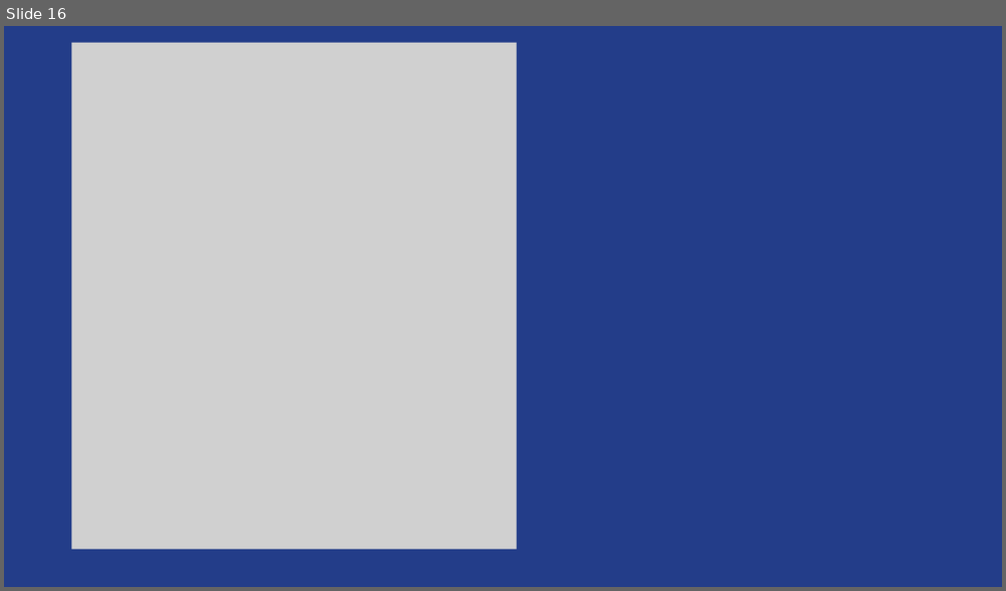
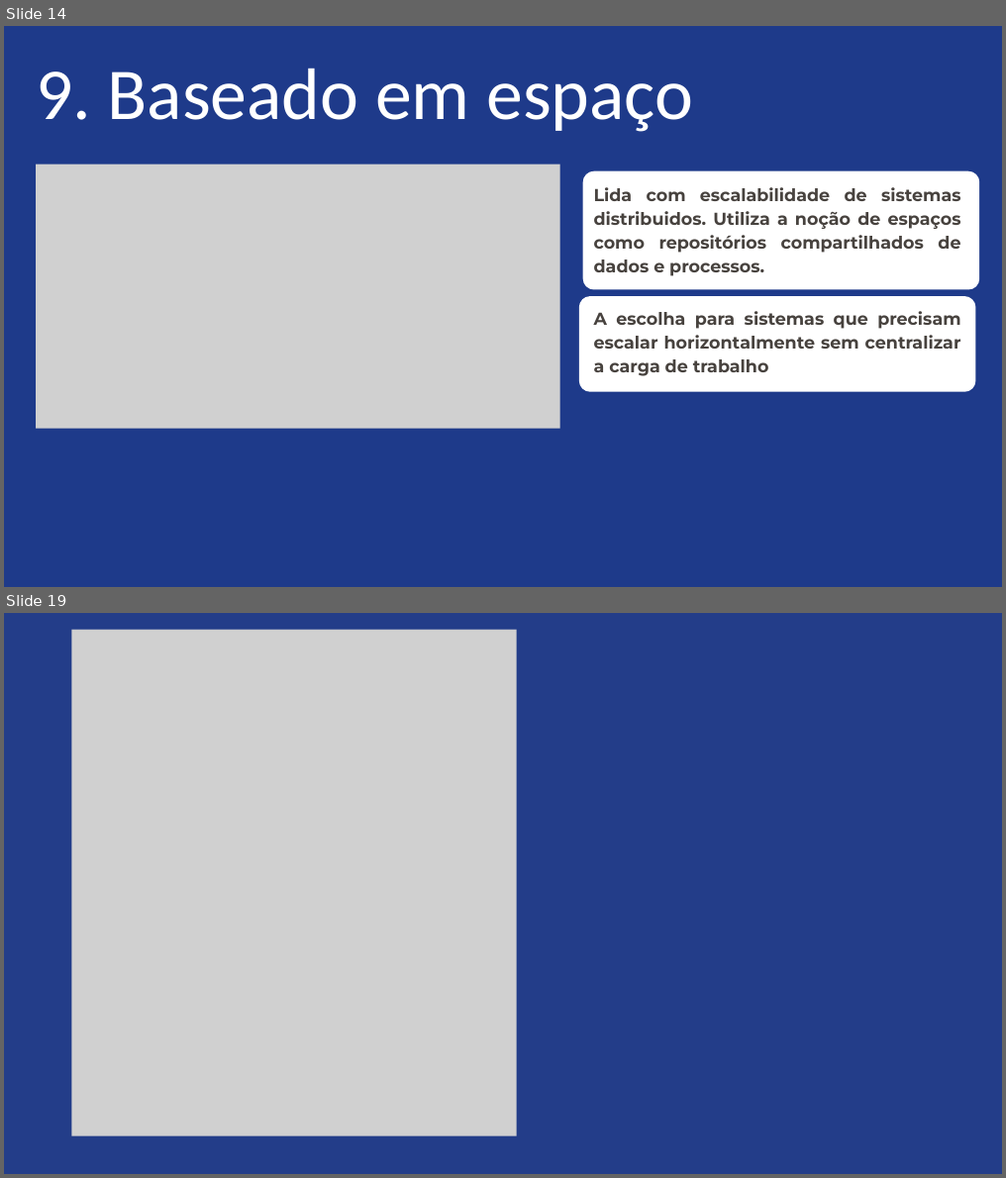
Before and after one commit to Liche008/Eng-Soft2-Grupo2, a slide deck: Apresentacao.pptx. Shown one above the other, each under a label of ours: slide 16 before the commit, slides 14 and 19 after it; the slides between them are not shown. The pictures are 1006x591 and 1006x1178 pixels, drawn with LibreOffice and Linux fonts; fonts in the diff are those of the drawing; grey boxes stand for pictures. Boxes give left, top, right and bottom in pixels: in the first picture for what was removed or moved away, otherwise in the second. Text is boxed around its words. In the diff, an @@ line names an element or a change of style, - is before the commit and + after.

```diff
--- a/Apresentacao.pptx
+++ b/Apresentacao.pptx
@@ slide 14 added at <box>4,26,1002,587</box>, background #1E3A8A @@
@@ text added at <box>36,68,693,132</box>, 105.3 pt, text #FFFFFF @@
+9. Baseado em espaço
@@ picture added at <box>36,165,560,429</box> @@
@@ freeform shape added at <box>583,172,979,290</box>, fill #FFFFFF @@
@@ text added at <box>594,187,961,276</box>, 25 pt, text #47423E, bold @@
+Lida com escalabilidade de sistemas distribuidos. Utiliza a noção de espaços como repositórios compartilhados de dados e processos.
@@ freeform shape added at <box>579,296,975,392</box>, fill #FFFFFF @@
@@ text added at <box>594,311,961,376</box>, 25 pt, text #47423E, bold @@
+A escolha para sistemas que precisam escalar horizontalmente sem centralizar a carga de trabalho
@@ what was slide 16 is now slide 19 @@
```
Also in this commit, not shown: 10 slides changed, 7 other slides added, 5 slides removed, 1 other file.
